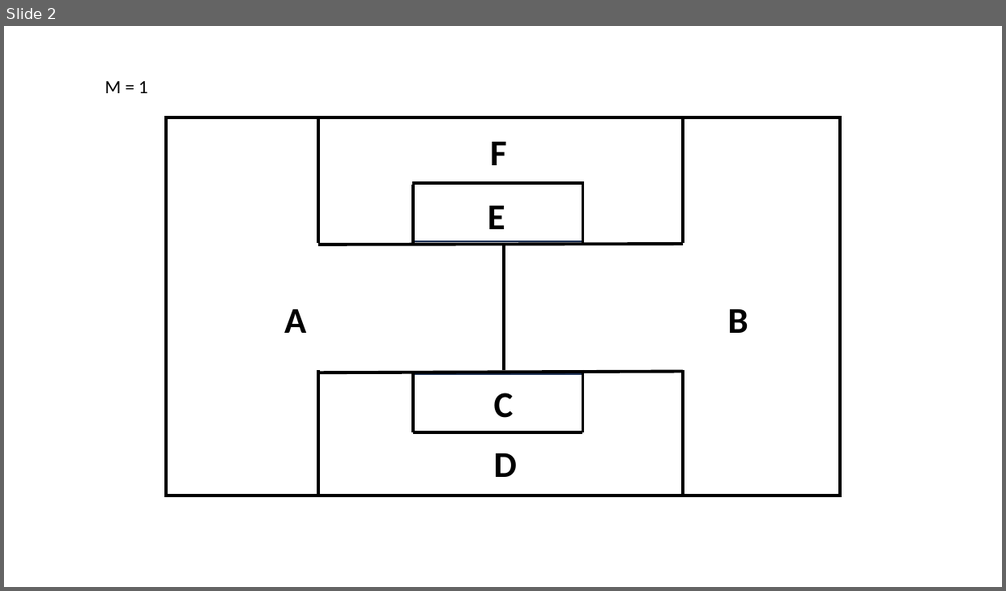
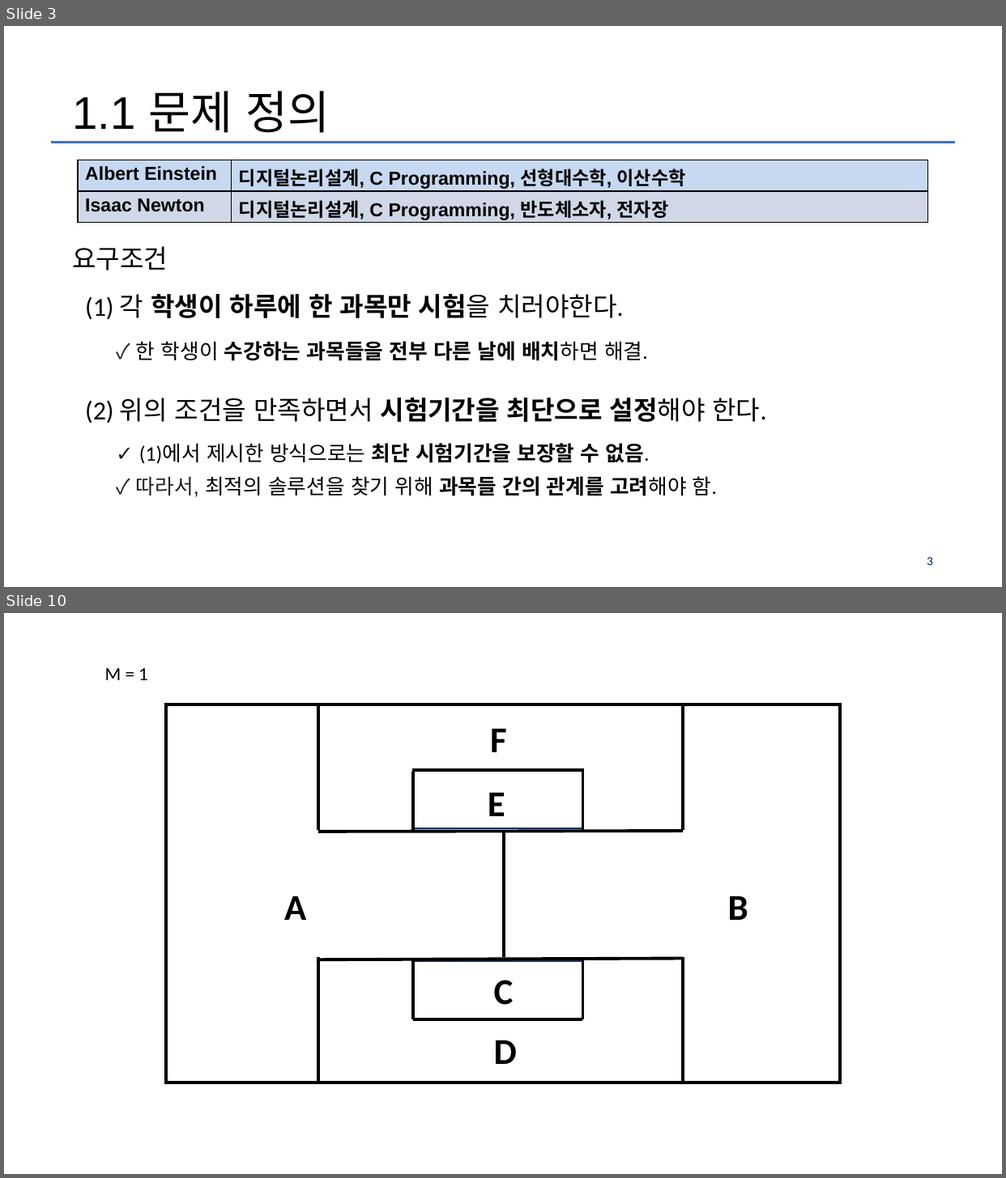
Before and after one commit to Much3m/Exam_Scheduler, a slide deck: project.pptx. Shown one above the other, each under a label of ours: slide 2 before the commit, slides 3 and 10 after it; the slides between them are not shown. The pictures are 1006x591 and 1006x1178 pixels, drawn with LibreOffice and Linux fonts; fonts in the diff are those of the drawing; background and template pictures are left out. Boxes give left, top, right and bottom in pixels: in the first picture for what was removed or moved away, otherwise in the second. Text is boxed around its words. In the diff, an @@ line names an element or a change of style, - is before the commit and + after.

```diff
--- a/project.pptx
+++ b/project.pptx
@@ slide 3 added at [4, 26, 1002, 587], background #FFFFFF @@
@@ text added at [72, 91, 330, 133], 44 pt, text #000000 @@
+1.1 문제 정의
@@ freeform shape added at [51, 142, 955, 142], outline #4471C4 2.5 pt @@
@@ table added at [78, 160, 928, 224], 2 rows, 2 columns @@
+Albert Einstein | 디지털논리설계, C Programming, 선형대수학, 이산수학
+Isaac Newton | 디지털논리설계, C Programming, 반도체소자, 전자장
@@ text added at [72, 246, 168, 271], 25 pt, text #000000 @@
+요구조건
@@ text added at [85, 294, 623, 320], 25 pt, text #000000, bold @@
+(1) 각 학생이 하루에 한 과목만 시험을 치러야한다.
@@ text added at [136, 341, 648, 361], 20 pt, text #000000, bold @@
+✓ 한 학생이 수강하는 과목들을 전부 다른 날에 배치하면 해결.
@@ text added at [85, 398, 767, 424], 25 pt, text #000000 @@
+(2) 위의 조건을 만족하면서 시험기간을 최단으로 설정해야 한다.
@@ text added at [139, 443, 650, 464], 20 pt, text #000000 @@
+✓ (1)에서 제시한 방식으로는 최단 시험기간을 보장할 수 없음.
@@ text added at [136, 476, 717, 497], 20 pt, text #000000 @@
+✓ 따라서, 최적의 솔루션을 찾기 위해 과목들 간의 관계를 고려해야 함.
@@ page number added at [927, 557, 933, 565], 12 pt, text #001F5F @@
+3
@@ what was slide 2 is now slide 10 @@
```
Also in this commit, not shown: 1 slide changed, 7 other slides added, 1 other file.
